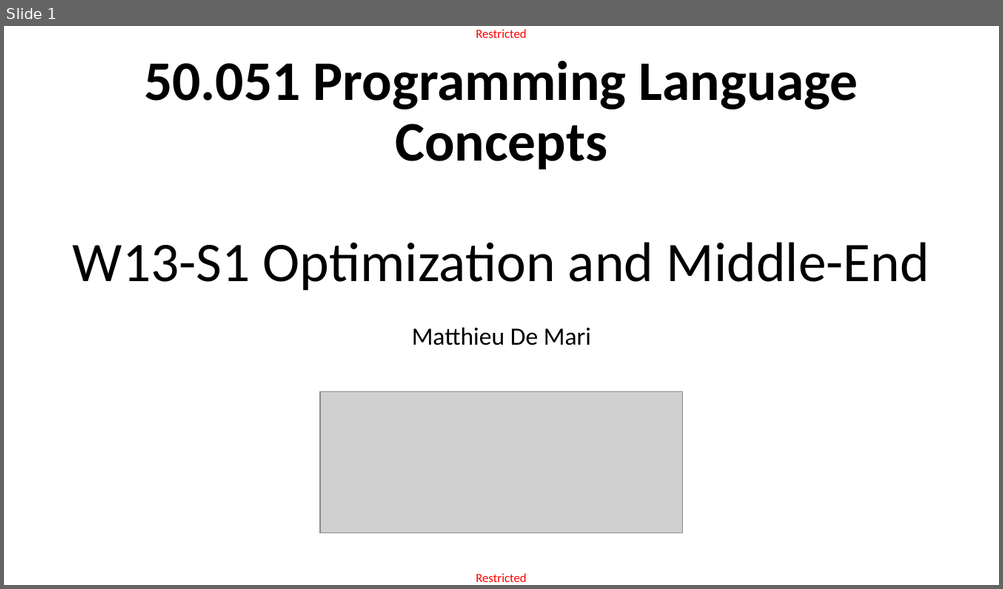
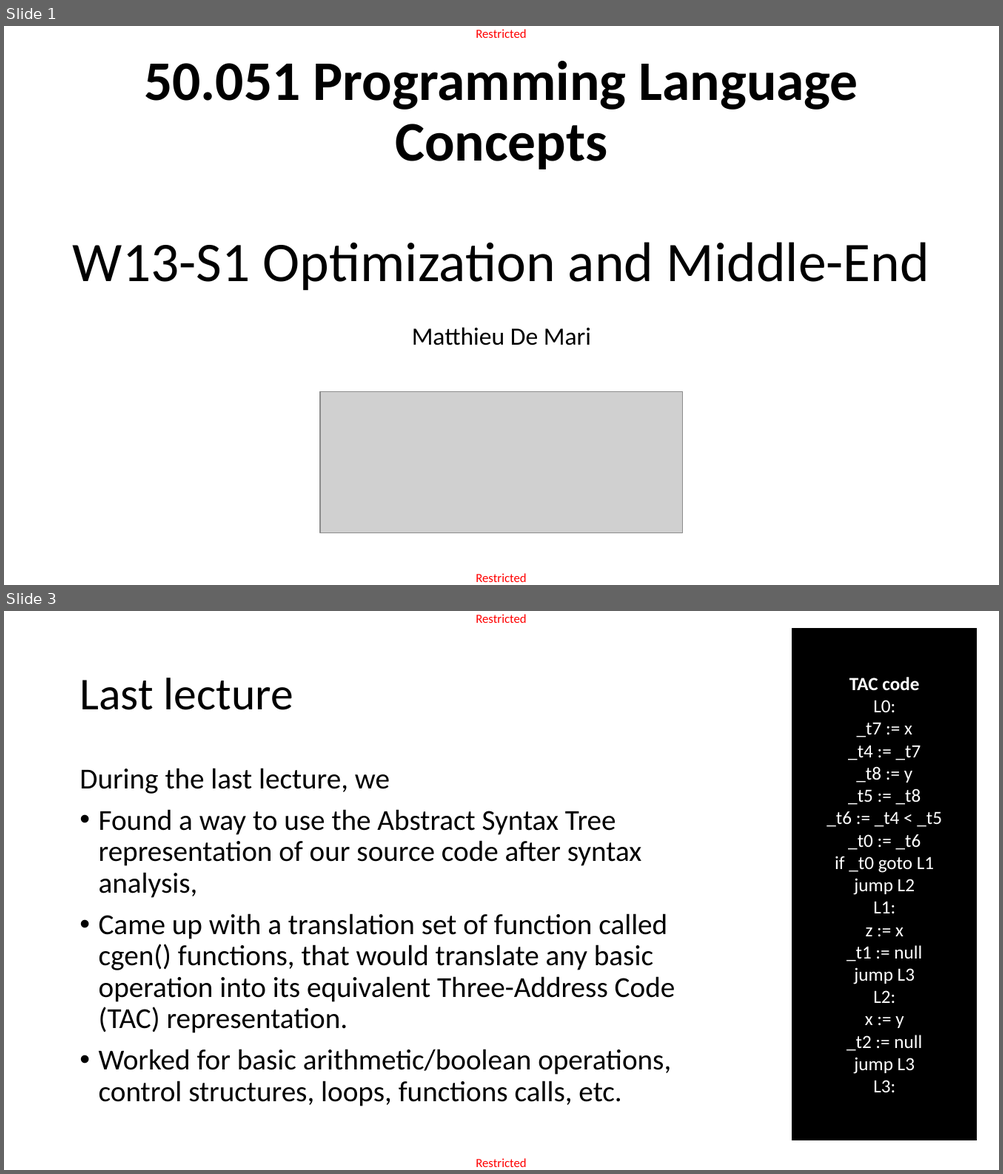
Before and after one commit to matthieudemari/SUTD_PLC_50_051, a slide deck: W13/W13S1/W13S1.pptx. Shown one above the other, each under a label of ours: slide 1 before the commit, slides 1 and 3 after it; the slides between them are not shown. The pictures are 1003x589 and 1003x1174 pixels, drawn with LibreOffice and Linux fonts; fonts in the diff are those of the drawing; grey boxes stand for pictures. Boxes give left, top, right and bottom in pixels: in the first picture for what was removed or moved away, otherwise in the second. Text is boxed around its words. In the diff, an @@ line names an element or a change of style, - is before the commit and + after.

```diff
--- a/W13/W13S1/W13S1.pptx
+++ b/W13/W13S1/W13S1.pptx
@@ slide 3 added at (x1=4, y1=611, x2=999, y2=1170), background #FFFFFF; not listed: 2 template elements that a slide beside it also shows @@
@@ rectangle added at (x1=792, y1=628, x2=976, y2=1141), fill #000000, outline #000000 1 pt, 18 pt, text #FFFFFF @@
+TAC code
+L0:
+_t7 := x
+_t4 := _t7
+_t8 := y
+_t5 := _t8
+_t6 := _t4 < _t5
+_t0 := _t6
+if _t0 goto L1
+jump L2
+L1:
+z := x
+_t1 := null
+jump L3
+L2:
+x := y
+_t2 := null
+jump L3
+L3:
@@ title added at (x1=79, y1=678, x2=293, y2=710), 44 pt, text #000000 @@
+Last lecture
@@ text added at (x1=79, y1=768, x2=675, y2=1107), 28 pt, text #000000 @@
+During the last lecture, we
+• Found a way to use the Abstract Syntax Tree representation of our source code after syntax analysis,
+• Came up with a translation set of function called cgen() functions, that would translate any basic operation into its equivalent Three-Address Code (TAC) representation.
+• Worked for basic arithmetic/boolean operations, control structures, loops, functions calls, etc.
```
Also in this commit, not shown: 85 other slides added, 6 other files.
